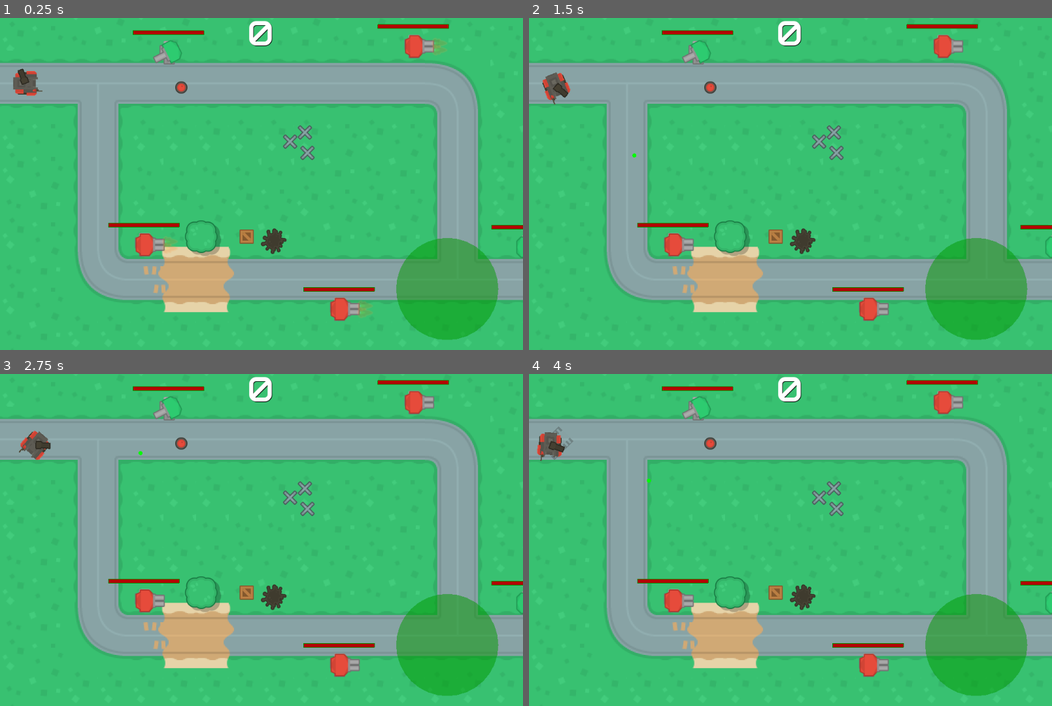
Above: before the commit, frames 1-4 (two rows, left to right).
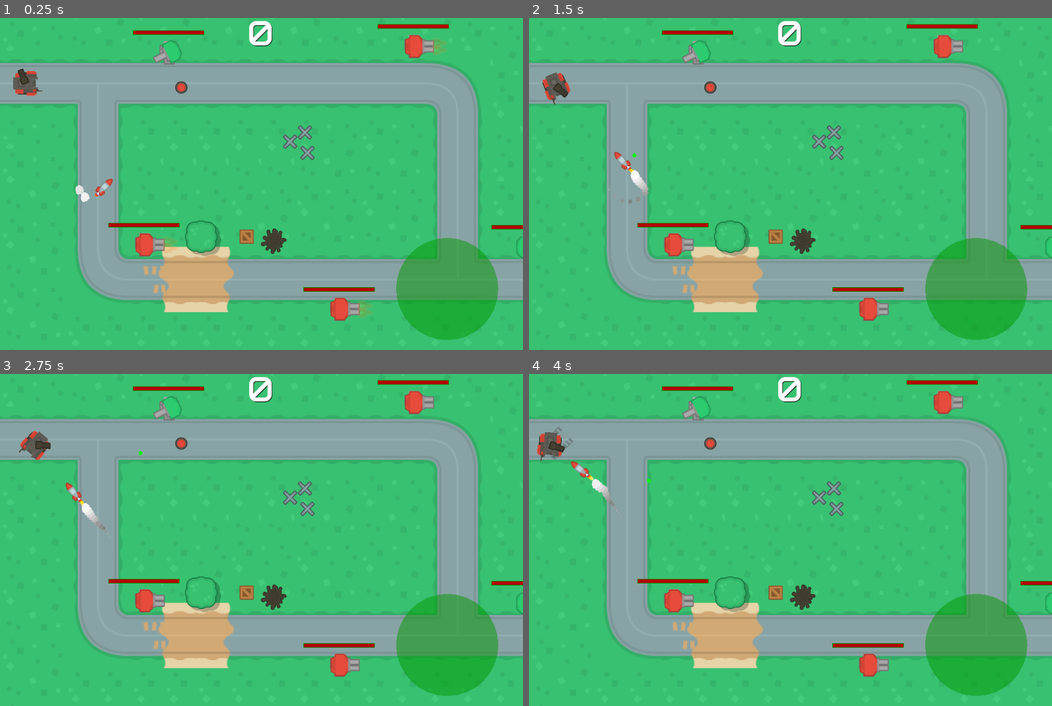
Above: after the commit, the same moments.

Repository: soapmactavish23/rogue_tank
Game: Godot game, scene res://scenes/game.tscn
The game is run twice, just before and just after one commit, with the same random seed, the same clock (stepped at 60 frames per second) and the same inputs.
Inputs (mouse positions are in pixels of both pictures, inside the frame that each line leads up to):
- Up to frame 1 (0.25 s): no input
- Up to frame 2 (1.5 s): move the mouse to (905, 167) at 0.52 s; hold Right (ui_right) 0.53-1.28 s; right-click (905, 167) at 0.6 s; move the mouse to (685, 200) at 1.27 s; hold Down (ui_down) from 1.28 s (still down); right-click (685, 200) at 1.35 s
- Up to frame 3 (2.75 s): move the mouse to (313, 466) at 2.02 s; release Down (ui_down) at 2.03 s; hold Right (ui_right) from 2.03 s (still down); right-click (313, 466) at 2.1 s
- Up to frame 4 (4 s): move the mouse to (764, 606) at 2.77 s; release Right (ui_right) at 2.78 s; hold Up (ui_up) 2.78-3.53 s; right-click (764, 606) at 2.85 s; move the mouse to (947, 589) at 3.52 s; hold Left (ui_left) from 3.53 s (still down); right-click (947, 589) at 3.6 s

The runs differ from the first frame. In frame 1, 0.2% of the frame differs, in the area x 14-22%, y 48-56%; in frame 2, 0.2%; in frame 3, 0.2%; in frame 4, 0.2%, in the area x 8-17%, y 26-40%.

Commit message:
84. 80 - Míssel teleguiado com fumaça e fogo

Diff:
--- a/scenes/bullet.tscn
+++ b/scenes/bullet.tscn
@@ -1,7 +1,7 @@
-[gd_scene load_steps=16 format=2]
+[gd_scene load_steps=11 format=2]
 
 [ext_resource path="res://scripts/bullet.gd" type="Script" id=1]
-[ext_resource path="res://sprites/smokeWhite1.png" type="Texture" id=2]
+[ext_resource path="res://scenes/smoke.tscn" type="PackedScene" id=2]
 [ext_resource path="res://sprites/bulletRed1_outline.png" type="Texture" id=3]
 [ext_resource path="res://sprites/explosionSmoke5.png" type="Texture" id=4]
 [ext_resource path="res://sprites/explosionSmoke1.png" type="Texture" id=5]
@@ -12,29 +12,6 @@
 [sub_resource type="CapsuleShape2D" id=1]
 radius = 4.0
 height = 8.0
-
-[sub_resource type="Gradient" id=2]
-offsets = PoolRealArray( 0, 0.00591716, 0.47929, 1 )
-colors = PoolColorArray( 0, 0, 0, 1, 1, 1, 1, 1, 1, 1, 1, 1, 1, 1, 1, 0 )
-
-[sub_resource type="GradientTexture" id=3]
-gradient = SubResource( 2 )
-
-[sub_resource type="Curve" id=4]
-_data = [ Vector2( 0, 0 ), 0.0, 0.0, 0, 0, Vector2( 1, 1 ), 0.0, 0.0, 0, 0 ]
-
-[sub_resource type="CurveTexture" id=5]
-curve = SubResource( 4 )
-
-[sub_resource type="ParticlesMaterial" id=6]
-flag_disable_z = true
-gravity = Vector3( 0, 0, 0 )
-initial_velocity = 1.0
-orbit_velocity = 0.0
-orbit_velocity_random = 0.0
-scale = 0.2
-scale_curve = SubResource( 5 )
-color_ramp = SubResource( 3 )
 
 [sub_resource type="Animation" id=7]
 resource_name = "explode"
@@ -79,13 +56,7 @@
 rotation = 1.5708
 scale = Vector2( 0.469906, 0.921668 )
 
-[node name="smoke" type="Particles2D" parent="."]
-position = Vector2( -9.22318, -1.58112 )
-amount = 15
-lifetime = 0.3
-local_coords = false
-process_material = SubResource( 6 )
-texture = ExtResource( 2 )
+[node name="smoke" parent="." instance=ExtResource( 2 )]
 
 [node name="sprite" type="Sprite" parent="."]
 rotation = 1.5708
--- a/scenes/game.tscn
+++ b/scenes/game.tscn
@@ -12,17 +12,23 @@
 [ext_resource path="res://scenes/crateWood.tscn" type="PackedScene" id=10]
 [ext_resource path="res://scenes/barrelBlack_top.tscn" type="PackedScene" id=11]
 [ext_resource path="res://scripts/radar_circle.gd" type="Script" id=12]
+[ext_resource path="res://scenes/home_missel.tscn" type="PackedScene" id=13]
+[ext_resource path="res://scenes/test.gd" type="Script" id=14]
 
 [sub_resource type="DynamicFont" id=1]
 size = 50
 font_data = ExtResource( 1 )
 
 [node name="game" type="Node"]
+script = ExtResource( 14 )
 
 [node name="ground" type="TileMap" parent="."]
 tile_set = ExtResource( 3 )
 format = 1
 tile_data = PoolIntArray( -131072, 0, 0, -131058, 0, 0, -65534, 0, 0, -65532, 0, 0, -65530, 0, 0, -65528, 0, 0, -65526, …(1865 unchanged characters)…
+
+[node name="home_missel" parent="." instance=ExtResource( 13 )]
+position = Vector2( 194.401, 334.004 )
 
 [node name="Tank" parent="." instance=ExtResource( 2 )]
 position = Vector2( 50, 128 )
--- /dev/null
+++ b/scenes/home_missel.tscn
@@ -0,0 +1,49 @@
+[gd_scene load_steps=9 format=2]
+
+[ext_resource path="res://sprites/enemies/towerDefense_tile252.png" type="Texture" id=1]
+[ext_resource path="res://scripts/home_missel.gd" type="Script" id=2]
+[ext_resource path="res://scenes/smoke.tscn" type="PackedScene" id=3]
+
+[sub_resource type="Gradient" id=4]
+offsets = PoolRealArray( 0, 0.083871, 0.167742, 0.574194, 1 )
+colors = PoolColorArray( 1, 1, 1, 1, 0.229797, 0.646185, 0.980469, 1, 1, 0.114943, 0, 1, 1, 0.890196, 0, 1, 1, 1, 1, 1 )
+
+[sub_resource type="GradientTexture" id=5]
+gradient = SubResource( 4 )
+
+[sub_resource type="Curve" id=2]
+_data = [ Vector2( 0, 0.990909 ), 0.0, 0.0, 0, 0, Vector2( 0.803371, 0.381818 ), 0.0, 0.0, 0, 0, Vector2( 0.983146, 0.127273 ), 0.0, 0.0, 0, 0 ]
+
+[sub_resource type="CurveTexture" id=3]
+curve = SubResource( 2 )
+
+[sub_resource type="ParticlesMaterial" id=1]
+emission_shape = 1
+emission_sphere_radius = 2.0
+flag_disable_z = true
+spread = 5.0
+gravity = Vector3( 0, 0, 0 )
+initial_velocity = 30.0
+orbit_velocity = 0.0
+orbit_velocity_random = 0.0
+scale = 3.0
+scale_curve = SubResource( 3 )
+color_ramp = SubResource( 5 )
+
+[node name="home_missel" type="Area2D"]
+script = ExtResource( 2 )
+
+[node name="fire" type="Particles2D" parent="."]
+position = Vector2( -17.3381, 0.636909 )
+rotation = 3.14159
+amount = 500
+lifetime = 0.6
+process_material = SubResource( 1 )
+
+[node name="sprite" type="Sprite" parent="."]
+rotation = 1.5708
+texture = ExtResource( 1 )
+
+[node name="smoke" parent="." instance=ExtResource( 3 )]
+position = Vector2( -39.4047, 0.511322 )
+lifetime = 2.0
--- /dev/null
+++ b/scenes/smoke.tscn
@@ -0,0 +1,34 @@
+[gd_scene load_steps=7 format=2]
+
+[ext_resource path="res://sprites/smokeWhite1.png" type="Texture" id=1]
+
+[sub_resource type="Gradient" id=2]
+offsets = PoolRealArray( 0, 0.554839, 1 )
+colors = PoolColorArray( 1, 1, 1, 1, 0.501961, 0.501961, 0.501961, 1, 1, 1, 1, 0 )
+
+[sub_resource type="GradientTexture" id=3]
+gradient = SubResource( 2 )
+
+[sub_resource type="Curve" id=4]
+_data = [ Vector2( 0, 0.968182 ), 0.0, 0.0, 0, 0, Vector2( 0.983146, 0.0318182 ), 0.0, 0.0, 0, 0 ]
+
+[sub_resource type="CurveTexture" id=5]
+curve = SubResource( 4 )
+
+[sub_resource type="ParticlesMaterial" id=6]
+flag_disable_z = true
+gravity = Vector3( 0, 0, 0 )
+initial_velocity = 1.0
+orbit_velocity = 0.0
+orbit_velocity_random = 0.0
+scale = 0.2
+scale_curve = SubResource( 5 )
+color_ramp = SubResource( 3 )
+
+[node name="smoke" type="Particles2D"]
+position = Vector2( -9.22318, -1.58112 )
+amount = 15
+lifetime = 0.3
+local_coords = false
+process_material = SubResource( 6 )
+texture = ExtResource( 1 )
--- /dev/null
+++ b/scenes/test.gd
@@ -0,0 +1,6 @@
+extends Node
+
+
+func _ready():
+	randomize()
+	$home_missel.target = $Tank
--- /dev/null
+++ b/scripts/home_missel.gd
@@ -0,0 +1,15 @@
+extends Area2D
+
+var rot_vel = PI
+var vel = 50
+var target
+
+func _ready():
+	pass
+
+func _process(delta):
+	if target:
+		var angle = get_angle_to(target.global_position)
+		if abs(angle) > .01:
+			rotation += rot_vel * delta * sign(angle)
+		translate(Vector2(cos(rotation), sin(rotation)).normalized() * vel * delta)
Not shown: 1 places in scenes/game.tscn that only renumber resources
